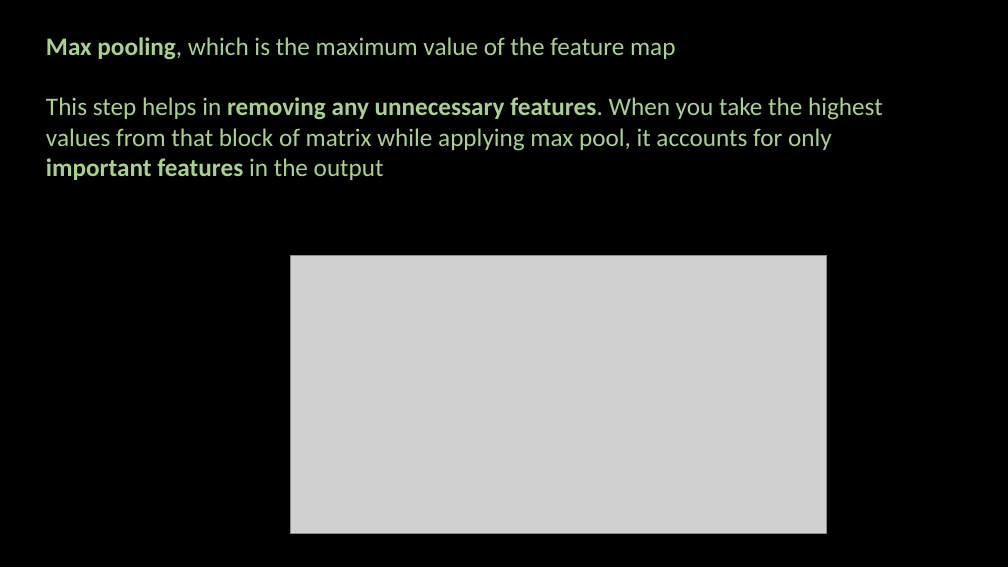
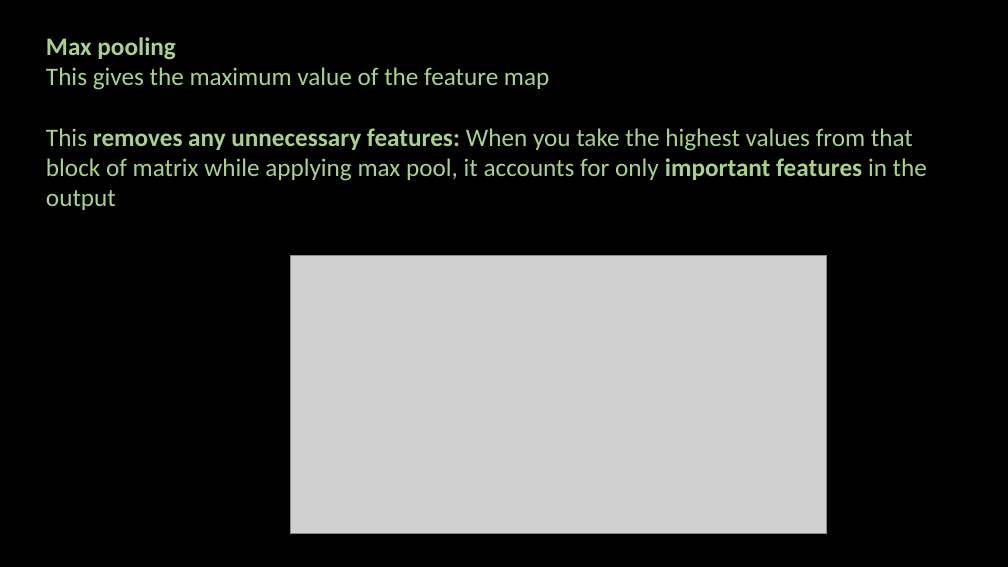
Before and after one commit to ash322ash422/youtube, a slide deck: slide 26 of deep_learning/2_CNN/CNN-2-Core-Principles.pptx. Drawn at 1008x567 pixels with LibreOffice and Linux fonts; fonts in the diff are those of the drawing; grey boxes stand for pictures; background and template pictures are left out. Boxes give left, top, right and bottom in pixels: in the first picture for what was removed or moved away, otherwise in the second. Text is boxed around its words. In the diff, an @@ line names an element or a change of style, - is before the commit and + after.

```diff
--- a/deep_learning/2_CNN/CNN-2-Core-Principles.pptx
+++ b/deep_learning/2_CNN/CNN-2-Core-Principles.pptx
@@ text at bbox=[46, 37, 927, 210]: text changed @@
-Max pooling, which is the maximum value of the feature map
-This step helps in removing any unnecessary features. When you take the highest values from that block of matrix while applying max pool, it accounts for only important features in the output
+Max pooling
+This gives the maximum value of the feature map
+This removes any unnecessary features: When you take the highest values from that block of matrix while applying max pool, it accounts for only important features in the output
```
Also in this commit, not shown: 2 other slides changed, 1 slide added, 32 other files.
